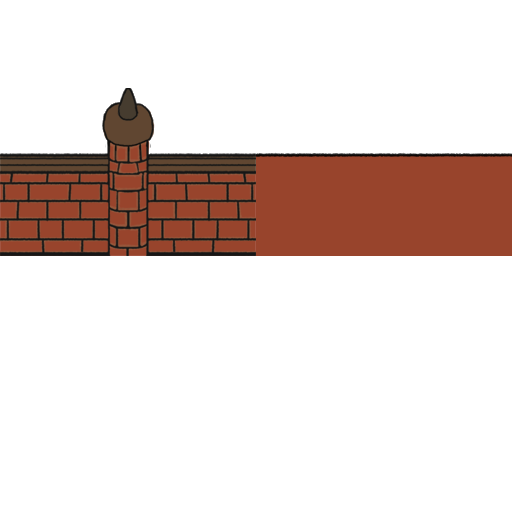
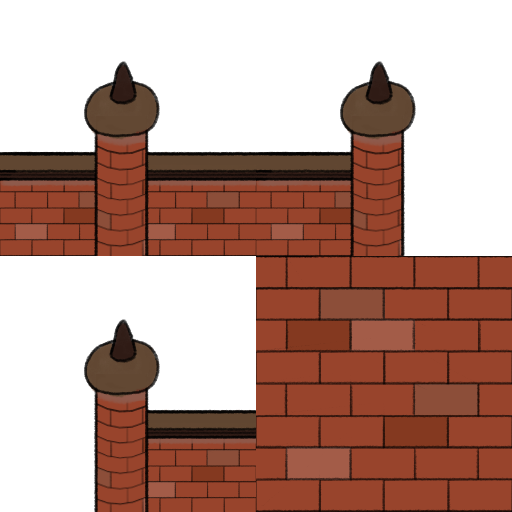
Layer changes from the first 512 × 512 image to the second:
removed group "wall" (2 layers) over (256, 152, 512, 256)
removed layer "line" from group "wall" over (256, 152, 512, 158)
removed layer "Color" from group "wall" over (256, 155, 512, 256)
renamed "Fence" to "Fence_Old", hid the group it (7 layers) over (0, 88, 256, 256)
added group "Left" with 2 layers above "Mid" over (256, 61, 416, 258)
added layer "Tower" (1st of 3, in "Left") in group "Left" over (340, 61, 416, 258)
added layer "wall" (1st of 3, in "Left") in group "Left" over (256, 151, 384, 256)
added group "Mid" with 2 layers above "Right" over (0, 61, 318, 258)
added layer "Tower" (2nd of 3, in "Mid") in group "Mid" over (84, 61, 160, 256)
added layer "wall" (2nd of 3, in "Mid") in group "Mid" over (0, 150, 318, 256)
added group "Right" with 2 layers above "Brick_Patern" over (84, 319, 272, 512)
added layer "Tower" (3rd of 3, in "Right") in group "Right" over (84, 319, 160, 512)
added layer "wall" (3rd of 3, in "Right") in group "Right" over (134, 409, 272, 512)
added layer "Brick_Patern" above "Background" over (256, 256, 512, 512)
hid "Background" over (0, 61, 512, 512)
